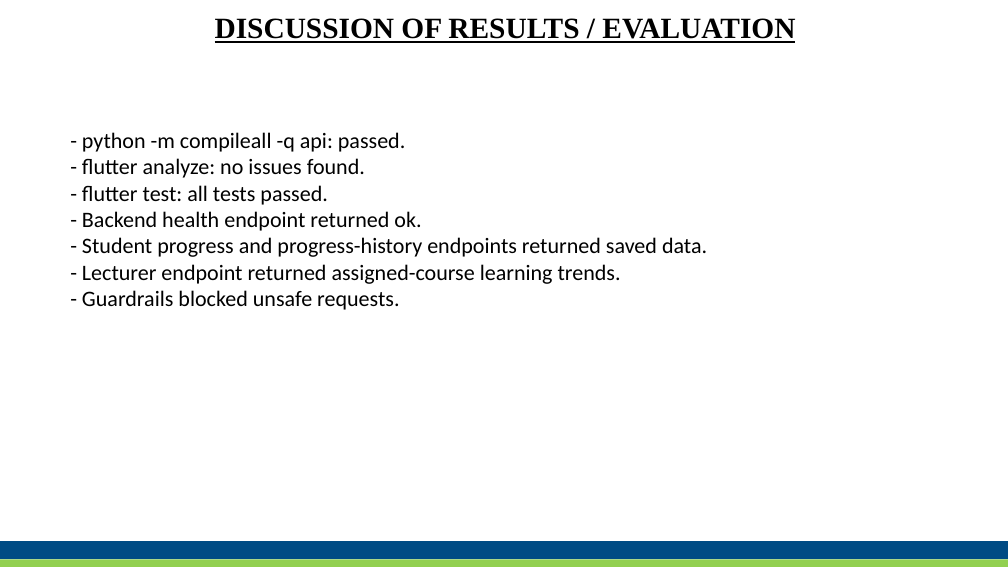
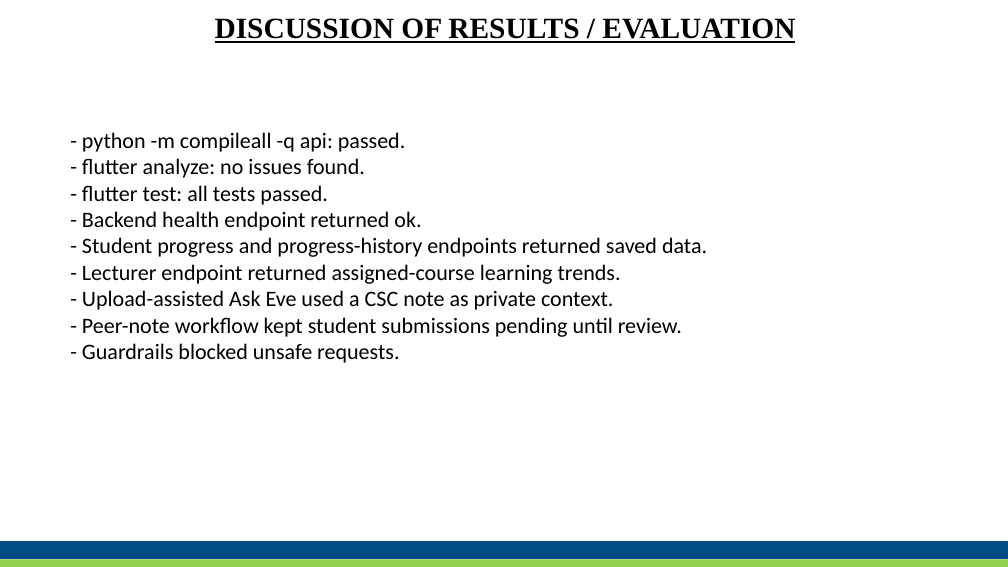
Before and after one commit to evieoshomahus-cloud/eve-esui-ai, a slide deck: slide 18 of project_docs/Eve_Defense_Presentation.pptx. Drawn at 1008x567 pixels with LibreOffice and Linux fonts; fonts in the diff are those of the drawing. Boxes give left, top, right and bottom in pixels: in the first picture for what was removed or moved away, otherwise in the second. Text is boxed around its words. In the diff, an @@ line names an element or a change of style, - is before the commit and + after.

```diff
--- a/project_docs/Eve_Defense_Presentation.pptx
+++ b/project_docs/Eve_Defense_Presentation.pptx
@@ text at bbox=[82, 290, 682, 337]: paragraphs added @@
+- Upload-assisted Ask Eve used a CSC note as private context.
+- Peer-note workflow kept student submissions pending until review.
```
Also in this commit, not shown: 7 other slides changed, 8 other files.
